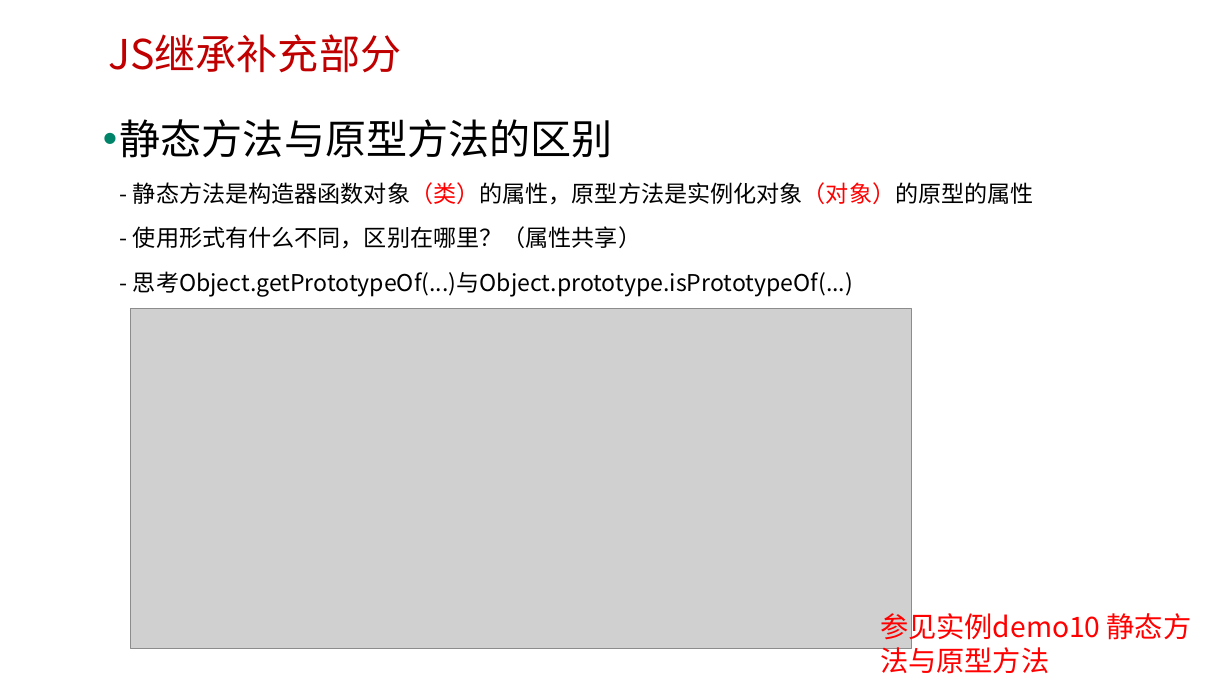
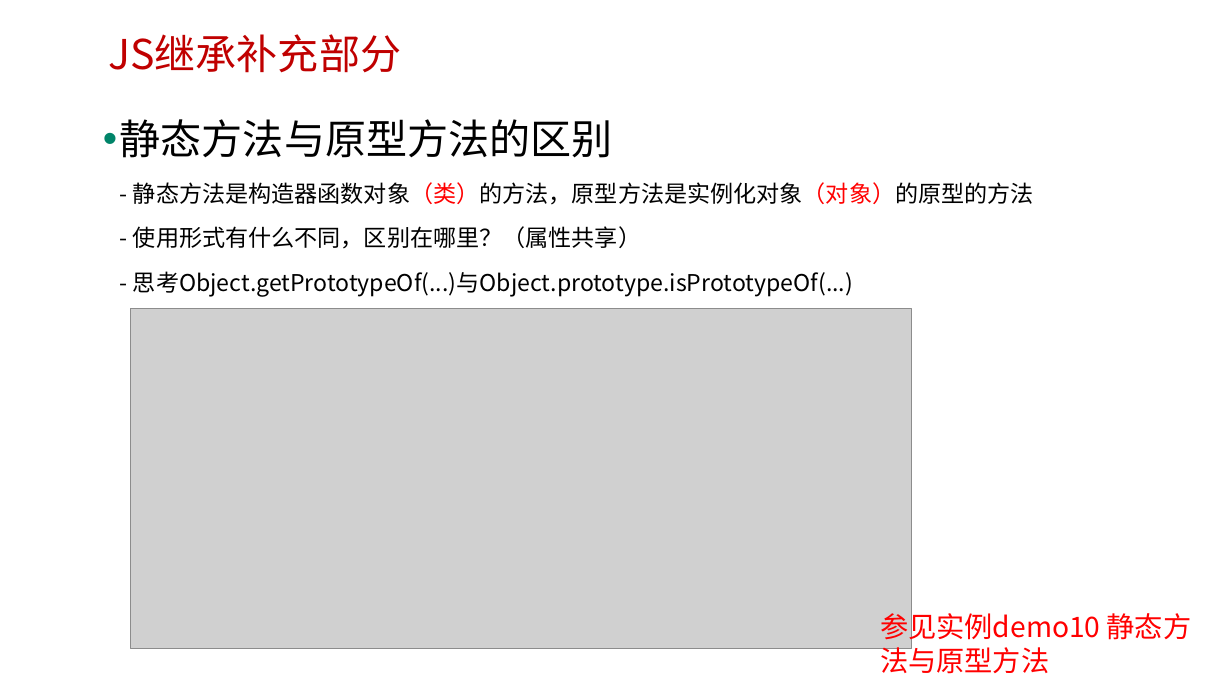
Before and after one commit to edu2act/course-javascript-advanced, a slide deck: slide 12 of 课程PPT/17.深入理解JS的继承方式.pptx. Drawn at 1232x693 pixels with LibreOffice and Linux fonts; fonts in the diff are those of the drawing; grey boxes stand for pictures; background and template pictures are left out. Boxes give left, top, right and bottom in pixels: in the first picture for what was removed or moved away, otherwise in the second. Text is boxed around its words. In the diff, an @@ line names an element or a change of style, - is before the commit and + after.

Commit message:
modify

```diff
--- a/课程PPT/17.深入理解JS的继承方式.pptx
+++ b/课程PPT/17.深入理解JS的继承方式.pptx
@@ text at [120,119,1034,296]: text changed @@
-• 静态方法与原型方法的区别
-  - 静态方法是构造器函数对象（类）的属性，原型方法是实例化对象（对象）的原型的属性
-  - 使用形式有什么不同，区别在哪里？（属性共享）
-  - 思考Object.getPrototypeOf(...)与Object.prototype.isPrototypeOf(...)
+• 静态方法与原型方法的区别
+  - 静态方法是构造器函数对象（类）的方法，原型方法是实例化对象（对象）的原型的方法
+  - 使用形式有什么不同，区别在哪里？（属性共享）
+  - 思考Object.getPrototypeOf(...)与Object.prototype.isPrototypeOf(...)
```
Also in this commit, not shown: 1 other slide changed.
